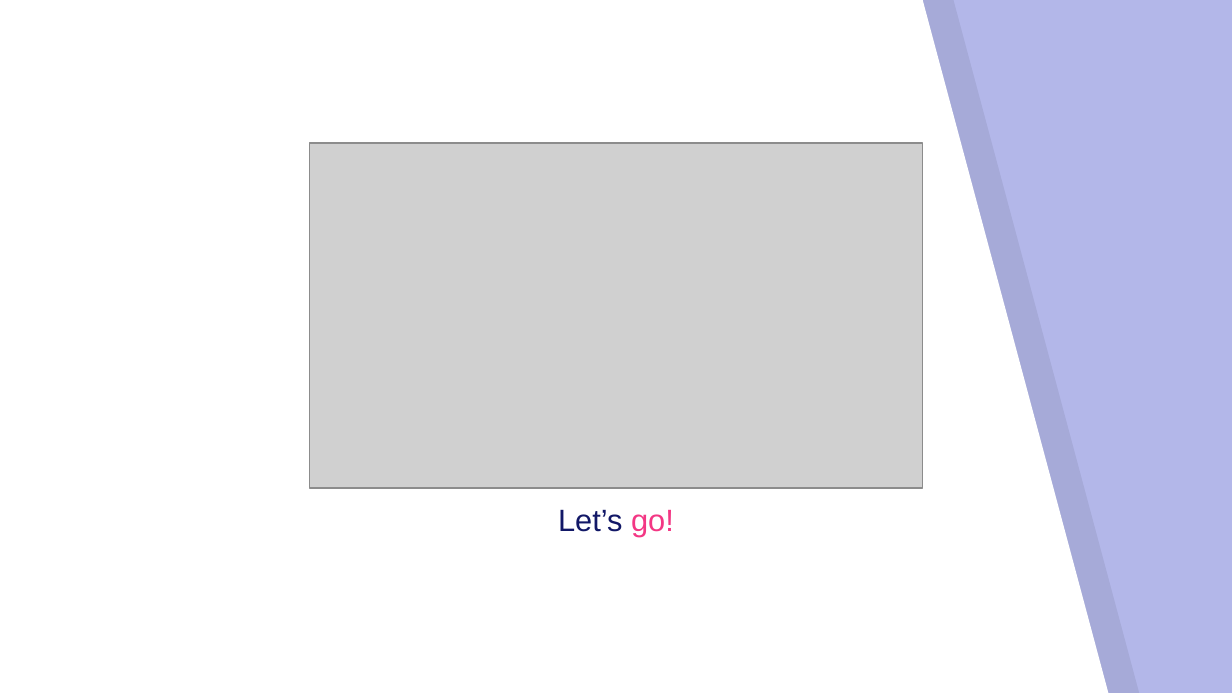
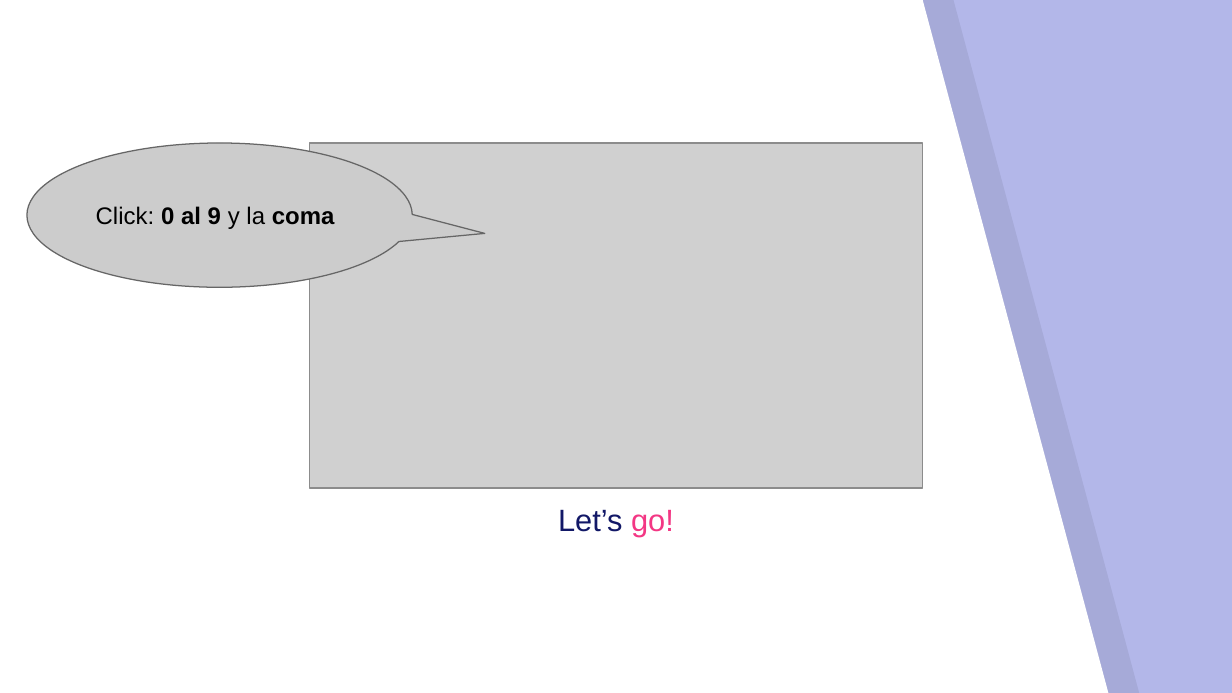
Before and after one commit to itzarel/AndroidAnnotations-Vistas-Eventos, a slide deck: slide 28 of Slides/COMPLETO - Slides de todos los temas.pptx (slide 30 before the commit). Drawn at 1232x693 pixels with LibreOffice and Linux fonts; fonts in the diff are those of the drawing; grey boxes stand for pictures. Boxes give left, top, right and bottom in pixels: in the first picture for what was removed or moved away, otherwise in the second. Text is boxed around its words. In the diff, an @@ line names an element or a change of style, - is before the commit and + after.

```diff
--- a/Slides/COMPLETO - Slides de todos los temas.pptx
+++ b/Slides/COMPLETO - Slides de todos los temas.pptx
@@ speech bubble added at bbox=[27, 143, 413, 287], fill #CCCCCC, outline #666666 0.75 pt, 14 pt, text #000000 @@
+Click: 0 al 9 y la coma
```
Also in this commit, not shown: 6 other slides changed, 1 slide added, 28 other files.
